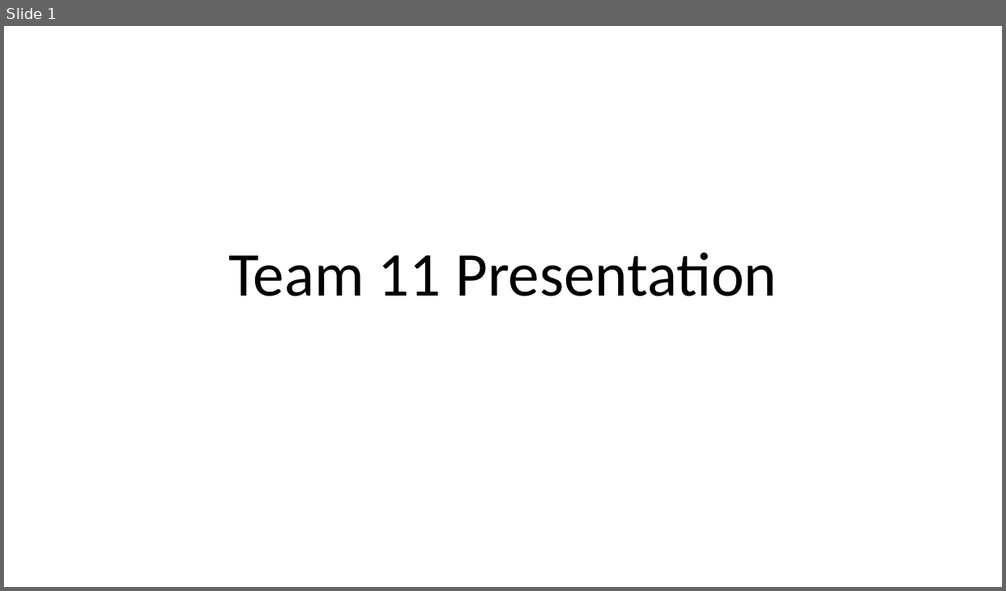
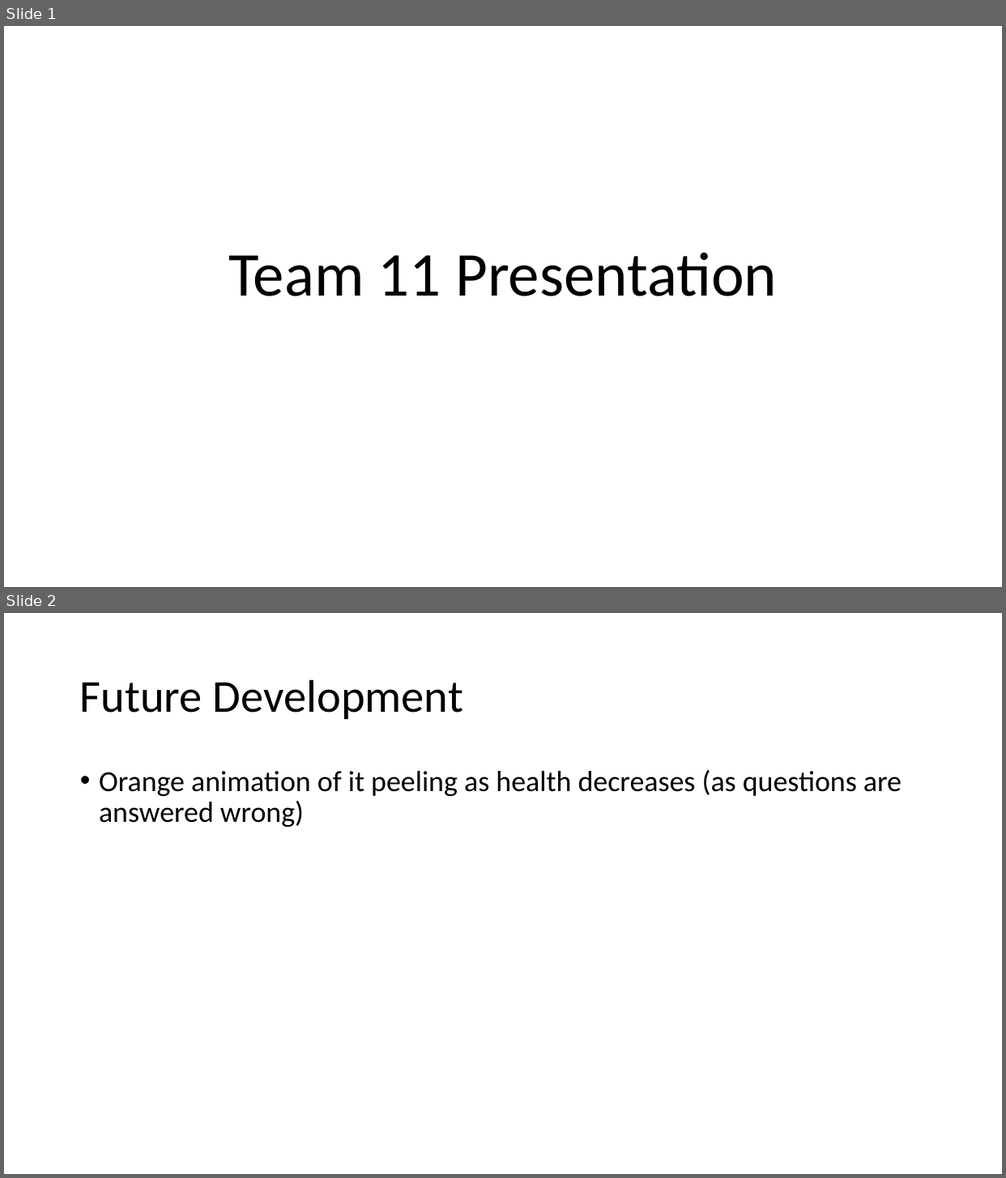
Before and after one commit to Ldn2016/team-11, a slide deck: _presentation/Team 11 Presentation.pptx. Shown one above the other, each under a label of ours: slide 1 before the commit, slides 1 and 2 after it. The pictures are 1006x591 and 1006x1178 pixels, drawn with LibreOffice and Linux fonts; fonts in the diff are those of the drawing. Boxes give left, top, right and bottom in pixels: in the first picture for what was removed or moved away, otherwise in the second. Text is boxed around its words. In the diff, an @@ line names an element or a change of style, - is before the commit and + after.

Commit message:
presentation update

```diff
--- a/_presentation/Team 11 Presentation.pptx
+++ b/_presentation/Team 11 Presentation.pptx
@@ slide 2 added at (4, 613, 1002, 1174), background #FFFFFF @@
@@ title added at (80, 679, 463, 719), 44 pt, text #000000 @@
+Future Development
@@ text added at (99, 770, 901, 827), 28 pt, text #000000 @@
+• Orange animation of it peeling as health decreases (as questions are answered wrong)
```
